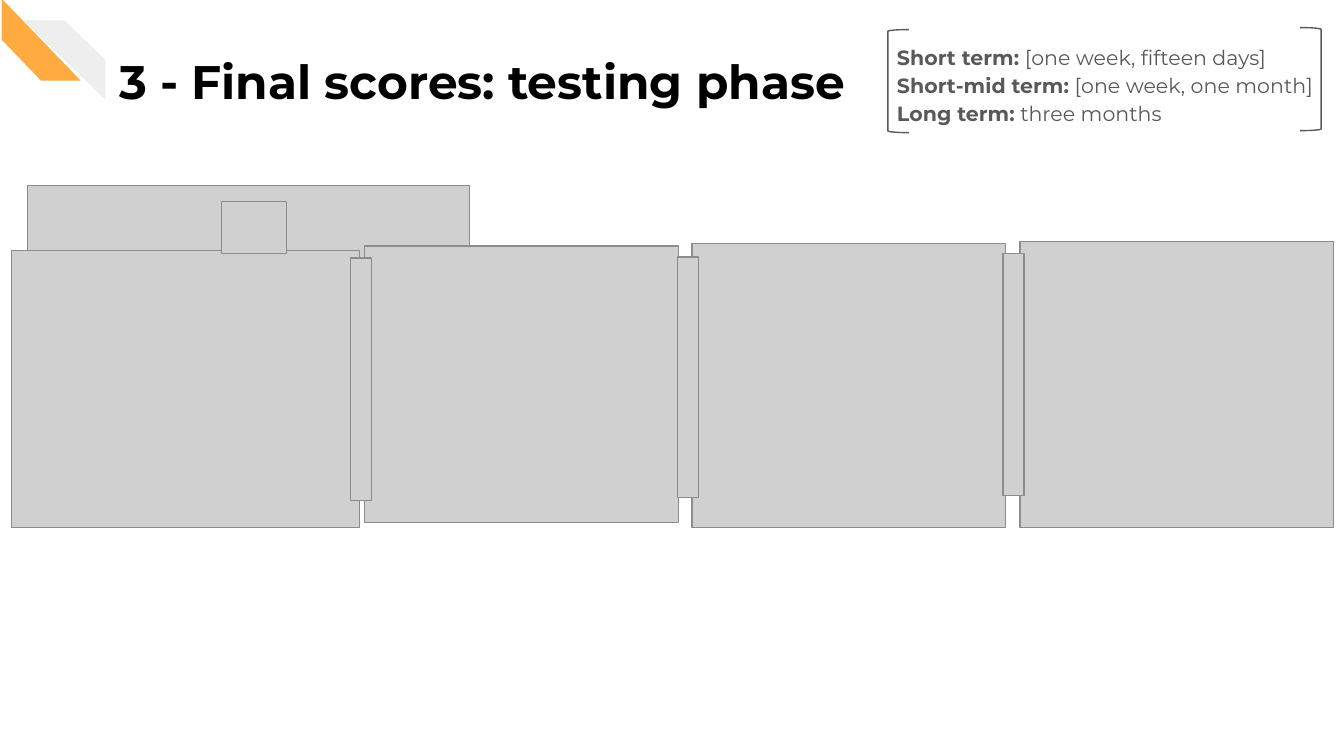
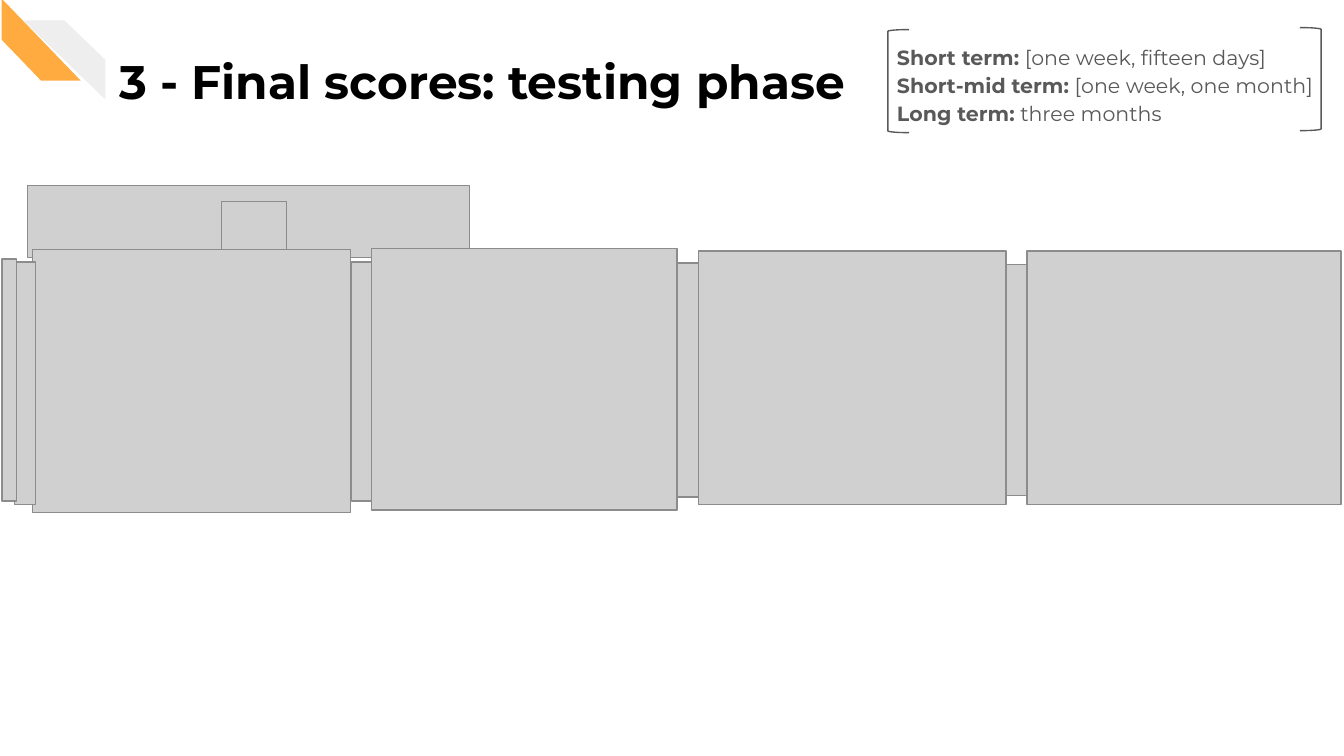
Before and after one commit to CorsiDanilo/bitcoin-price-prediction-with-pyspark, a slide deck: slide 35 of presentation/presentation.pptx. Drawn at 1344x756 pixels with LibreOffice and Linux fonts; fonts in the diff are those of the drawing; grey boxes stand for pictures. Boxes give left, top, right and bottom in pixels: in the first picture for what was removed or moved away, otherwise in the second. Text is boxed around its words. In the diff, an @@ line names an element or a change of style, - is before the commit and + after.

```diff
--- a/presentation/presentation.pptx
+++ b/presentation/presentation.pptx
@@ picture added at bbox=[3, 259, 17, 501] @@
@@ picture: place and size @@
-picture at bbox=[12, 250, 360, 527]
+picture at bbox=[15, 262, 36, 504]
@@ picture added at bbox=[32, 250, 349, 513] @@
@@ picture: place and size @@
-picture at bbox=[351, 258, 372, 500]
+picture at bbox=[351, 262, 372, 501]
@@ picture: place and size @@
-picture at bbox=[364, 246, 677, 523]
+picture at bbox=[371, 249, 676, 509]
@@ picture: place and size @@
-picture at bbox=[677, 257, 699, 497]
+picture at bbox=[677, 263, 699, 497]
@@ picture: place and size @@
-picture at bbox=[692, 243, 1005, 527]
+picture at bbox=[699, 251, 1007, 505]
@@ picture: place and size @@
-picture at bbox=[1003, 253, 1024, 495]
+picture at bbox=[1007, 265, 1028, 496]
@@ picture: place and size @@
-picture at bbox=[1020, 241, 1333, 527]
+picture at bbox=[1027, 251, 1341, 505]
```
Also in this commit, not shown: 2 other slides changed.
